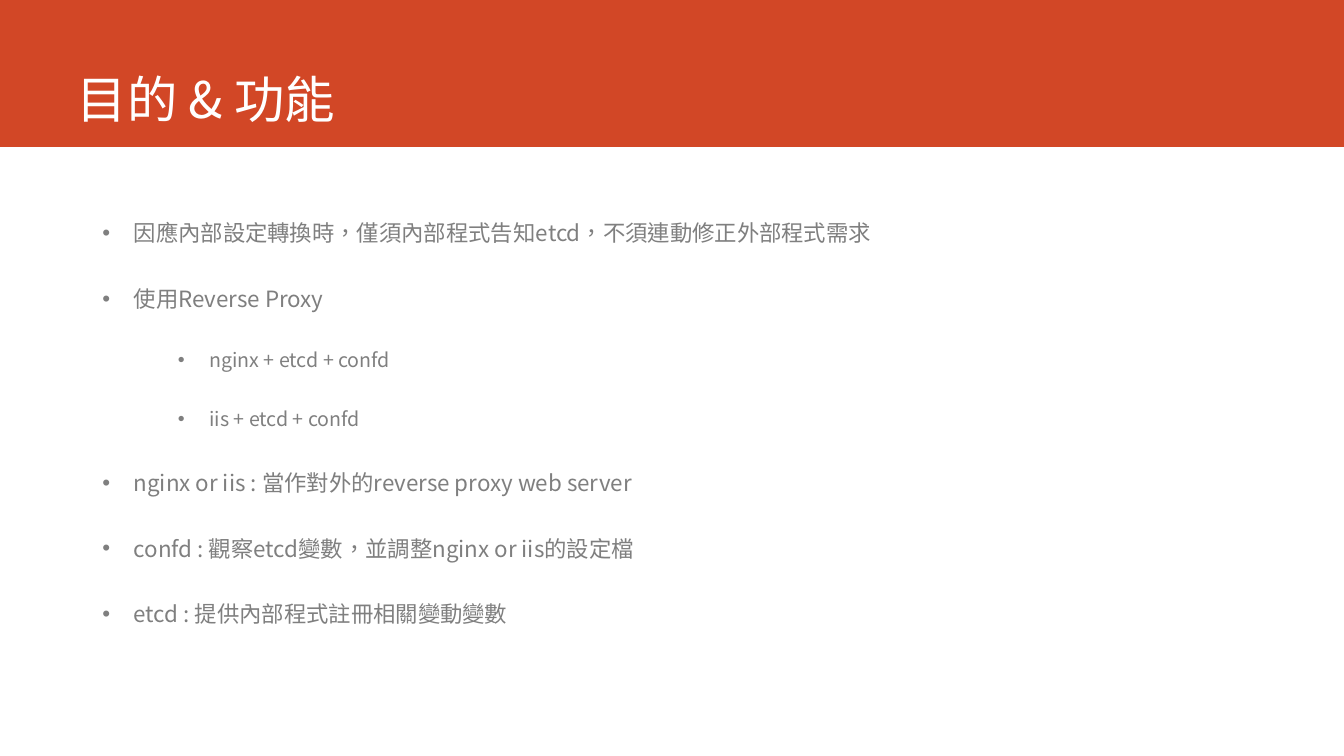
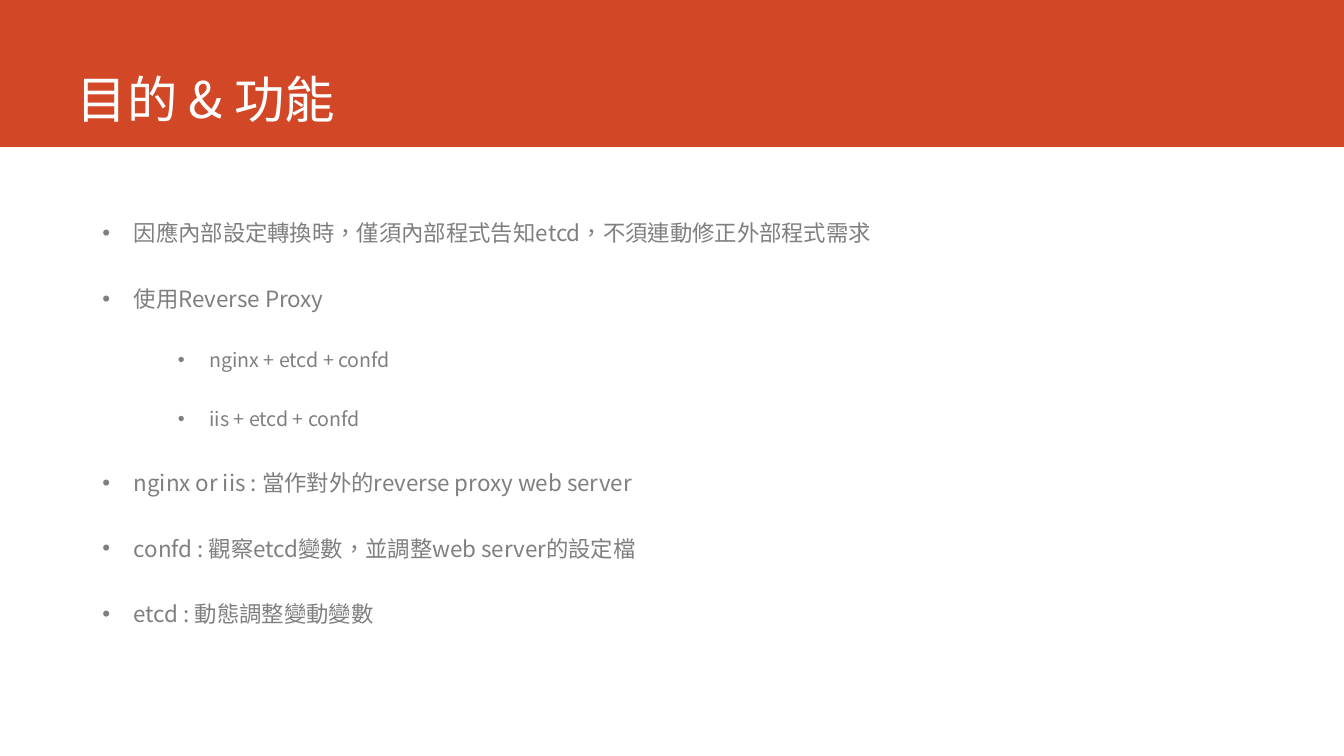
Before and after one commit to dinoliang/TemplateInfo, a slide deck: slide 2 of Reverse Proxy.ppt. Drawn at 1344x756 pixels with LibreOffice and Linux fonts; fonts in the diff are those of the drawing. Boxes give left, top, right and bottom in pixels: in the first picture for what was removed or moved away, otherwise in the second. Text is boxed around its words. In the diff, an @@ line names an element or a change of style, - is before the commit and + after.

```diff
--- a/Reverse Proxy.ppt
+++ b/Reverse Proxy.ppt
@@ text at bbox=[134, 538, 635, 624]: text changed @@
-• confd : 觀察etcd變數，並調整nginx or iis的設定檔
-• etcd : 提供內部程式註冊相關變動變數
+• confd : 觀察etcd變數，並調整web server的設定檔
+• etcd : 動態調整變動變數
```
Also in this commit, not shown: 2 other slides changed.
